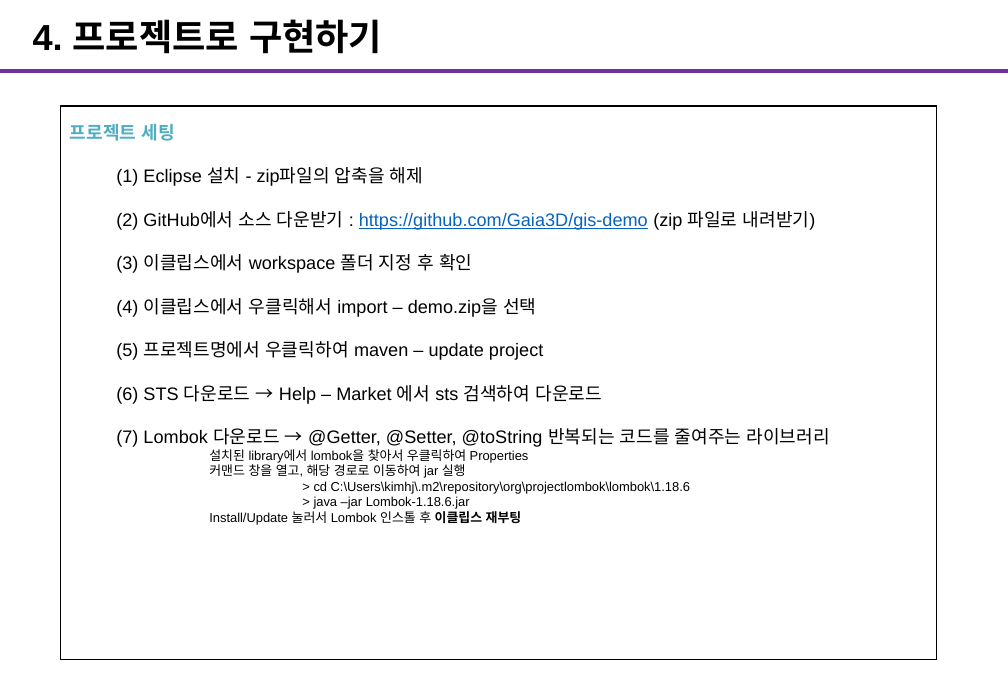
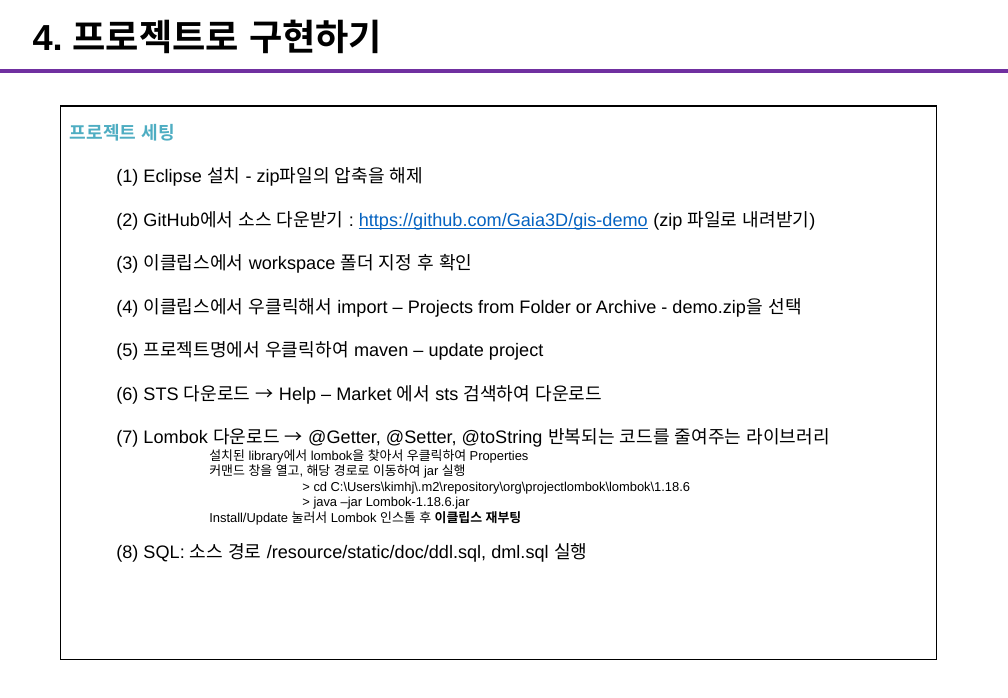
Before and after one commit to Gaia3D/gis-demo, a slide deck: slide 10 of src/main/resources/static/doc/openlayers_20190813.pptx (slide 9 before the commit). Drawn at 1008x698 pixels with LibreOffice and Linux fonts; fonts in the diff are those of the drawing. Boxes give left, top, right and bottom in pixels: in the first picture for what was removed or moved away, otherwise in the second. Text is boxed around its words. In the diff, an @@ line names an element or a change of style, - is before the commit and + after.

```diff
--- a/src/main/resources/static/doc/openlayers_20190813.pptx
+++ b/src/main/resources/static/doc/openlayers_20190813.pptx
@@ text in rectangle at bbox=[116, 298, 801, 317]: text changed @@
-  (4) 이클립스에서 우클릭해서 import – demo.zip을 선택
+  (4) 이클립스에서 우클릭해서 import – Projects from Folder or Archive - demo.zip을 선택
@@ text in rectangle at bbox=[116, 543, 587, 562]: paragraph added @@
+  (8) SQL: 소스 경로 /resource/static/doc/ddl.sql, dml.sql 실행
```
Also in this commit, not shown: 3 other slides changed, 4 slides added, 3 other files.
